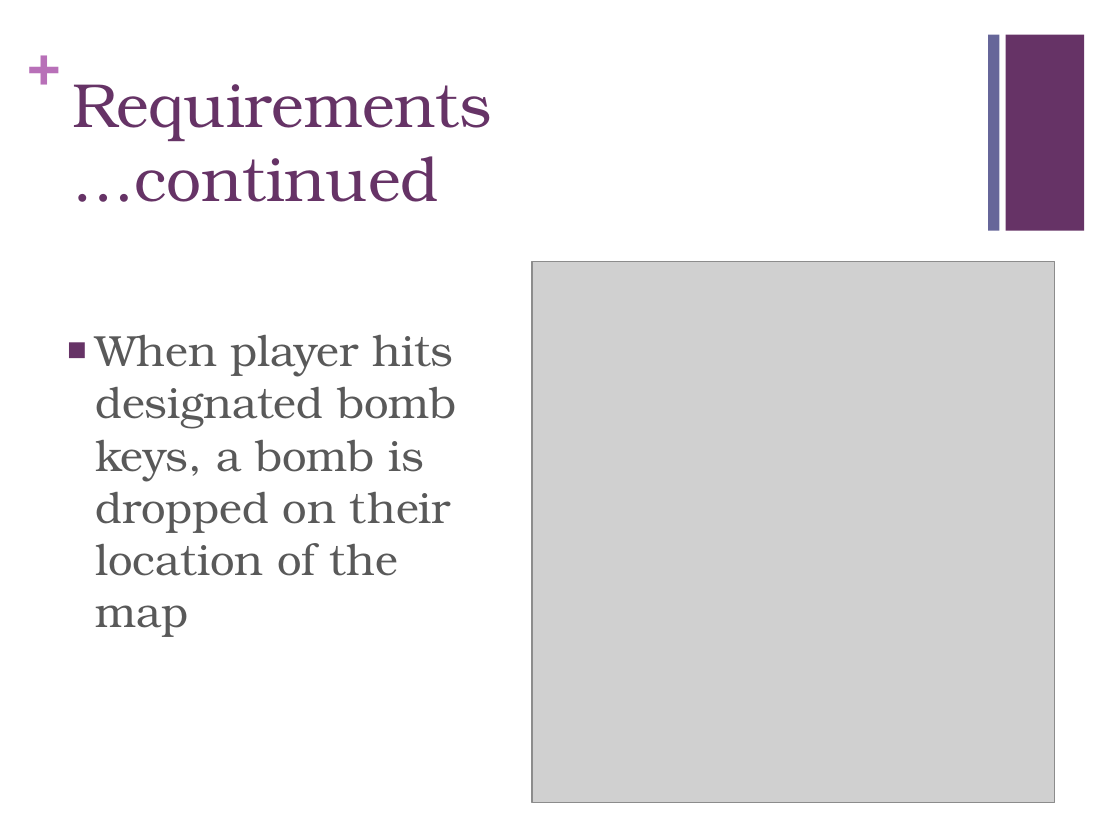
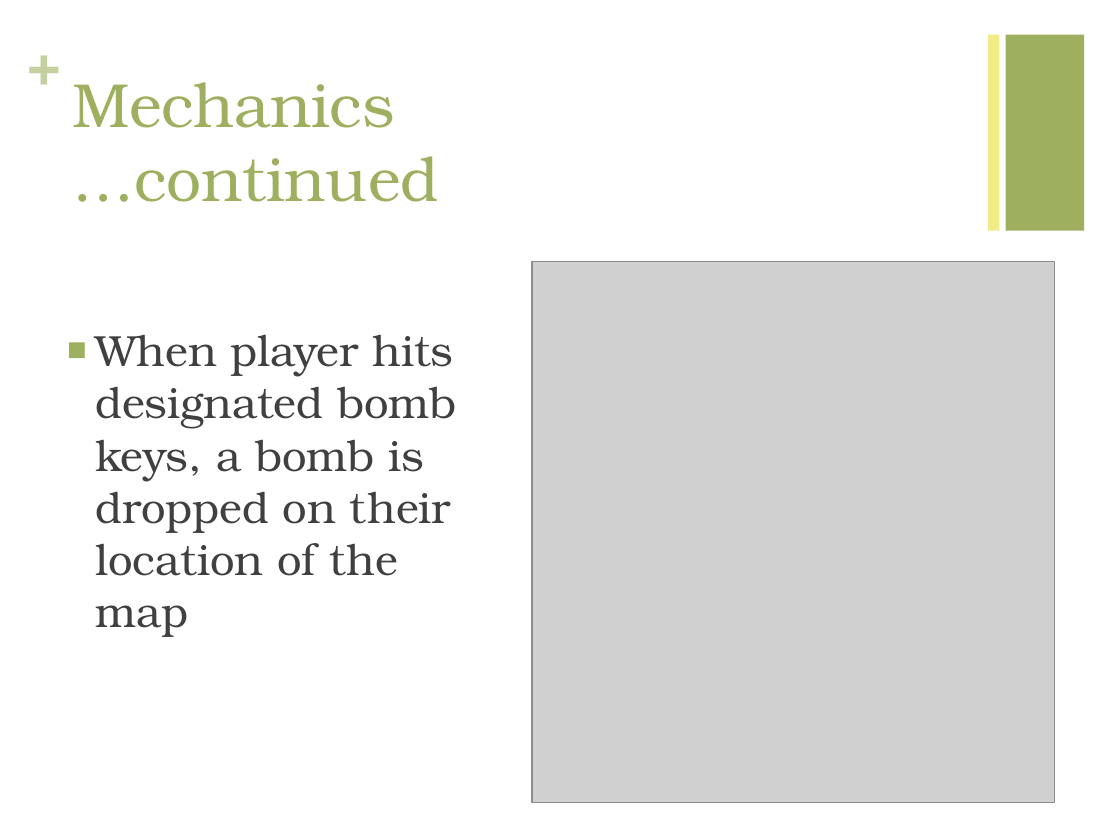
Before and after one commit to juangonzalez/Juan, a slide deck: slide 5 of BomberJuan.pptx (slide 4 before the commit). Drawn at 1120x840 pixels with LibreOffice and Linux fonts; fonts in the diff are those of the drawing; grey boxes stand for pictures. Boxes give left, top, right and bottom in pixels: in the first picture for what was removed or moved away, otherwise in the second. Text is boxed around its words. In the diff, an @@ line names an element or a change of style, - is before the commit and + after.

```diff
--- a/BomberJuan.pptx
+++ b/BomberJuan.pptx
@@ text "+" at <box>27,28,59,96</box>: text colour #B870B8 to #C5D0A0 @@
@@ rectangle at <box>988,35,999,231</box>: fill #666699 to #F2EC86 @@
@@ rectangle at <box>1006,35,1084,231</box>: fill #663366 to #9EB060 @@
@@ title at <box>72,82,439,202</box>: text changed; text colour #663366 to #9EB060 @@
-Requirements
-…continued
+Mechanics
+…continued
@@ text "When player hits designated bomb ..." at <box>95,334,457,637</box>: text colour #595959 to #404040; bullet colour #663366 to #9EB060 @@
```
Also in this commit, not shown: 9 other slides changed, 1 slide added, 4 other files.
